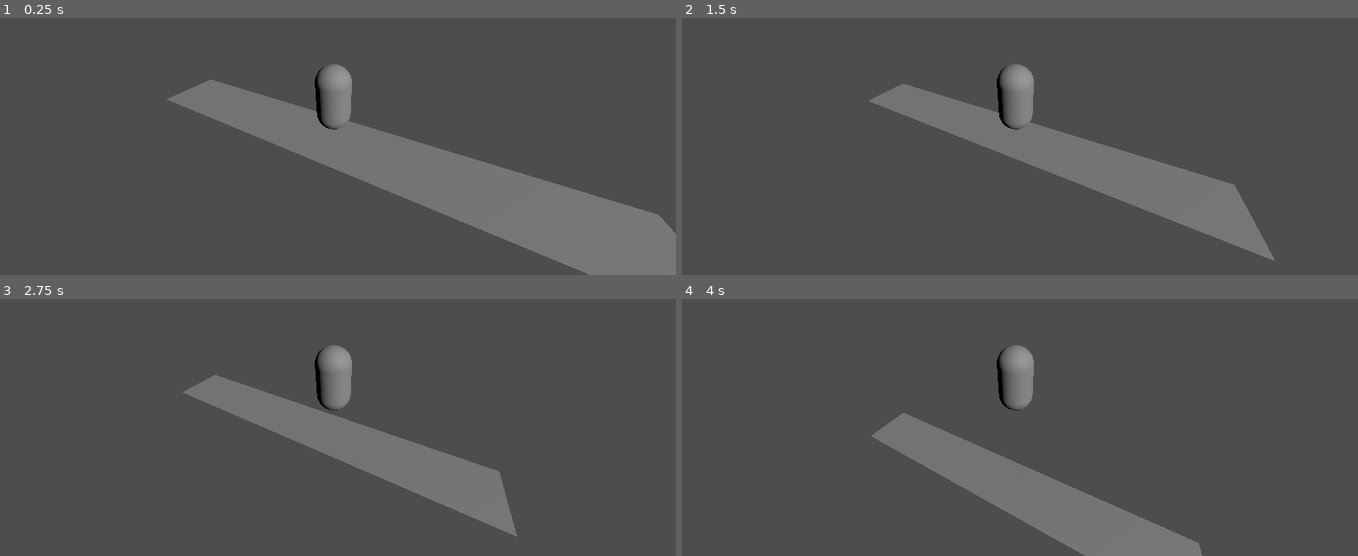
Above: before the commit, frames 1-4 (two rows, left to right).
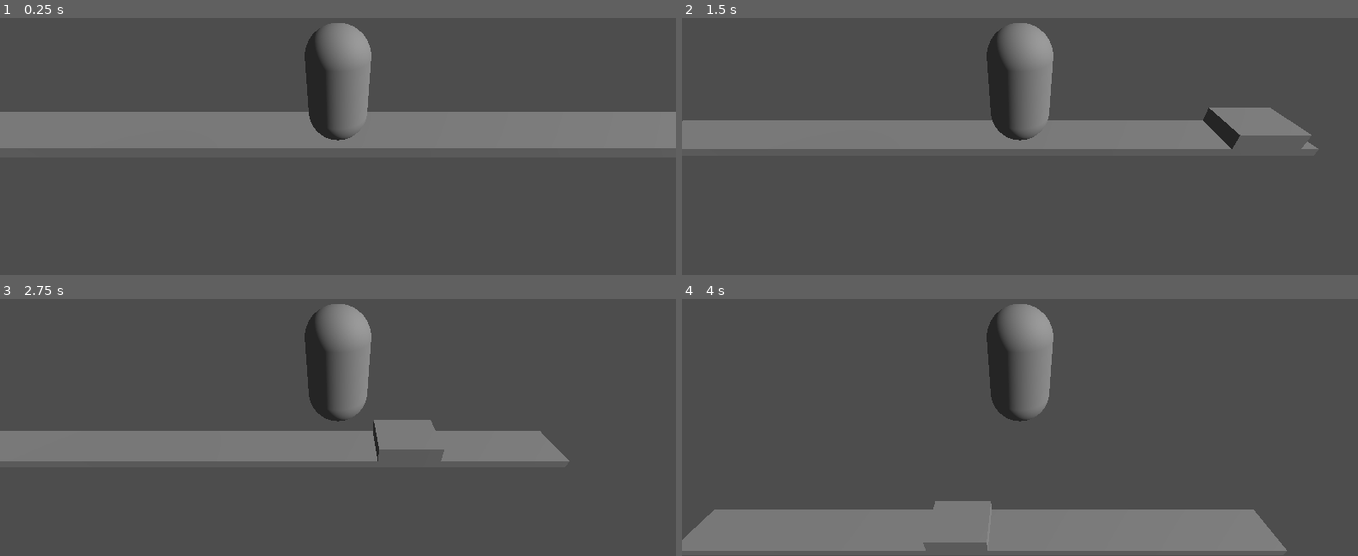
Above: after the commit, the same moments.

Repository: syshotdev/GooseyRoad
Game: Godot game, scene res://main.tscn
The game is run twice, just before and just after one commit, with the same random seed, the same clock (stepped at 60 frames per second) and the same inputs.
Inputs:
- Up to frame 1 (0.25 s): no input
- Up to frame 2 (1.5 s): tap Enter at 0.5 s; hold D (right) 0.53-1.28 s; tap Space (jump) at 0.77 s; hold S (backward) from 1.28 s (still down)
- Up to frame 3 (2.75 s): tap Space (jump) at 1.52 s; release S (backward) at 2.03 s; hold D (right) from 2.03 s (still down)
- Up to frame 4 (4 s): release D (right) at 2.78 s; hold W (forward) 2.78-3.53 s; tap Space (jump) at 3.02, 3.77 s; hold A (left) from 3.53 s (still down)

The runs differ from the first frame. In frame 1, 28% of the frame differs, in the area x 0-100%, y 1-100%; in frame 2, 19%; in frame 3, 17%; in frame 4, 19%.
Error before the commit: Parse Error: Cannot assign a value of type "int" as "Vector3". (res://constants.gd:6)

Commit message:
Added road and stuff.

Diff:
--- /dev/null
+++ b/Objects/car.gd
@@ -0,0 +1,12 @@
+extends CharacterBody3D
+
+class_name Car
+
+@export var direction : Vector3
+
+
+func _process(delta):
+	# Speed of car, delta, and direction of movement
+	velocity += Constants.carSpeed * delta * direction.normalized()
+
+	move_and_slide()
--- /dev/null
+++ b/Objects/car.tscn
@@ -0,0 +1,25 @@
+[gd_scene load_steps=4 format=3 uid="uid://beguuue73mcmk"]
+
+[ext_resource type="Script" path="res://Objects/car.gd" id="1_38bkv"]
+
+[sub_resource type="BoxMesh" id="BoxMesh_5wh7g"]
+size = Vector3(1.5, 0.6, 1)
+
+[sub_resource type="ConvexPolygonShape3D" id="ConvexPolygonShape3D_rnb4h"]
+points = PackedVector3Array(-0.75, -0.3, -0.5, -0.75, 0.3, -0.5, 0.75, -0.3, -0.5, -0.75, -0.3, 0.5, -0.75, 0.3, 0.5, 0.75, 0.3, -0.5, 0.75, -0.3, 0.5, 0.75, 0.3, 0.5)
+
+[node name="Car" type="CharacterBody3D"]
+script = ExtResource("1_38bkv")
+direction = Vector3(-1, 0, 0)
+
+[node name="MeshInstance3D" type="MeshInstance3D" parent="."]
+mesh = SubResource("BoxMesh_5wh7g")
+
+[node name="CollisionShape" type="CollisionShape3D" parent="."]
+shape = SubResource("ConvexPolygonShape3D_rnb4h")
+
+[node name="Area3D" type="Area3D" parent="."]
+monitoring = false
+
+[node name="CarArea" type="CollisionShape3D" parent="Area3D"]
+shape = SubResource("ConvexPolygonShape3D_rnb4h")
--- a/player.tscn
+++ b/Objects/player.tscn
@@ -1,6 +1,6 @@
 [gd_scene load_steps=4 format=3 uid="uid://clfk2e33kplw3"]
 
-[ext_resource type="Script" path="res://player.gd" id="1_di86l"]
+[ext_resource type="Script" path="res://Objects/player.gd" id="1_di86l"]
 
 [sub_resource type="CapsuleShape3D" id="CapsuleShape3D_qe5cu"]
 
--- /dev/null
+++ b/Objects/road.gd
@@ -0,0 +1,34 @@
+extends Node3D
+
+@export var isGoingLeft : bool = true
+@export var carScene : PackedScene
+
+@onready var lengthOfRoad = Constants.widthOfMap
+@onready var roadMesh : CSGBox3D = $RoadMesh
+@onready var carSpawningPoint : Node3D = $CarSpawningPoint
+@onready var carRemovalArea : Area3D = $CarRemovalArea
+
+# Set up road
+func _ready():
+	roadMesh.size.x = lengthOfRoad # Might work, I don't know
+	roadMesh.request_ready()
+	carSpawningPoint.position.x = lengthOfRoad / 2.0 # Make it on right
+	carRemovalArea.position.x = -lengthOfRoad / 2.0 # Make it on left
+	spawnCar()
+
+# For spawning car
+func spawnCar():
+	var car := carScene.instantiate()
+	car.position = carSpawningPoint.position
+	add_child(car)
+
+
+func _process(delta : float):
+	pass
+
+
+func carRemovalAreaEntered(area : Area3D):
+	var potentialCar := area.get_parent()
+
+	if(potentialCar is Car):
+		potentialCar.queue_free()
--- /dev/null
+++ b/Objects/road.tscn
@@ -0,0 +1,26 @@
+[gd_scene load_steps=4 format=3 uid="uid://djyqnndv57eo1"]
+
+[ext_resource type="PackedScene" uid="uid://beguuue73mcmk" path="res://Objects/car.tscn" id="1_5637j"]
+[ext_resource type="Script" path="res://Objects/road.gd" id="1_kgcql"]
+
+[sub_resource type="BoxShape3D" id="BoxShape3D_6eijy"]
+size = Vector3(1, 2, 2)
+
+[node name="Road" type="Node3D"]
+script = ExtResource("1_kgcql")
+carScene = ExtResource("1_5637j")
+
+[node name="RoadMesh" type="CSGBox3D" parent="."]
+size = Vector3(15, 0.2, 1)
+
+[node name="CarSpawningPoint" type="Node3D" parent="."]
+transform = Transform3D(1, 0, 0, 0, 1, 0, 0, 0, 1, 7.5, 0.2, 0)
+
+[node name="CarRemovalArea" type="Area3D" parent="."]
+transform = Transform3D(1, 0, 0, 0, 1, 0, 0, 0, 1, -7.5, 0, 0)
+
+[node name="CollisionShape3D" type="CollisionShape3D" parent="CarRemovalArea"]
+transform = Transform3D(0.999924, 0.0123043, 0, -0.0123043, 0.999924, 0, 0, 0, 1, 0, 1, 0)
+shape = SubResource("BoxShape3D_6eijy")
+
+[connection signal="area_entered" from="CarRemovalArea" to="." method="carRemovalAreaEntered"]
--- a/constants.gd
+++ b/constants.gd
@@ -2,5 +2,9 @@
 
 class_name Constants
 
+const carSpeed := 1.0 # Meters per second
+
+const widthOfMap := 15
 const blockSize := 1.0 # Meters
-const forwardDirection : Vector3 = Vector3.AXIS_X
+
+const forwardDirection : Vector3 = Vector3.FORWARD
--- a/main.tscn
+++ b/main.tscn
@@ -1,30 +1,25 @@
 [gd_scene load_steps=4 format=3 uid="uid://bex08a2uird62"]
 
-[ext_resource type="PackedScene" uid="uid://clfk2e33kplw3" path="res://player.tscn" id="1_d4kpf"]
+[ext_resource type="PackedScene" uid="uid://clfk2e33kplw3" path="res://Objects/player.tscn" id="1_d4kpf"]
+[ext_resource type="PackedScene" uid="uid://djyqnndv57eo1" path="res://Objects/road.tscn" id="2_25o2u"]
 
-[sub_resource type="PlaneMesh" id="PlaneMesh_8orru"]
-size = Vector2(15, 2)
-
-[sub_resource type="ConcavePolygonShape3D" id="ConcavePolygonShape3D_78gj8"]
-data = PackedVector3Array(7.5, 0, 1, -7.5, 0, 1, 7.5, 0, -1, -7.5, 0, 1, -7.5, 0, -1, 7.5, 0, -1)
+[sub_resource type="Environment" id="Environment_sks4p"]
 
 [node name="Main" type="Node3D"]
 
 [node name="WorldEnvironment" type="WorldEnvironment" parent="."]
-
-[node name="Player" parent="." instance=ExtResource("1_d4kpf")]
-
-[node name="Camera3D" type="Camera3D" parent="Player"]
-transform = Transform3D(0.906308, -0.211309, 0.365998, 0, 0.866025, 0.5, -0.422618, -0.453154, 0.784886, 2, 3, 4)
-fov = 90.0
+environment = SubResource("Environment_sks4p")
 
 [node name="DirectionalLight3D" type="DirectionalLight3D" parent="."]
 transform = Transform3D(0.218798, -0.619793, 0.753647, 0.172802, 0.784766, 0.595216, -0.960347, 0, 0.278807, 0, 5.34271, 0)
 
-[node name="MeshInstance3D" type="MeshInstance3D" parent="."]
-mesh = SubResource("PlaneMesh_8orru")
+[node name="Player" parent="." instance=ExtResource("1_d4kpf")]
+transform = Transform3D(1, 0, 0, 0, 1, 0, 0, 0, 1, 0, 1, 0)
 
-[node name="StaticBody3D" type="StaticBody3D" parent="MeshInstance3D"]
+[node name="Pitch Pivot" type="Node3D" parent="Player"]
+transform = Transform3D(1, 0, 0, 0, 0.866025, 0.5, 0, -0.5, 0.866025, 0, 0, 0)
 
-[node name="CollisionShape3D" type="CollisionShape3D" parent="MeshInstance3D/StaticBody3D"]
-shape = SubResource("ConcavePolygonShape3D_78gj8")
+[node name="Camera3D" type="Camera3D" parent="Player/Pitch Pivot"]
+transform = Transform3D(1, 0, 0, 0, 1, 0, 0, 0, 1, 0, 0, 4)
+
+[node name="Road" parent="." instance=ExtResource("2_25o2u")]
Renamed: player.gd -> Objects/player.gd
